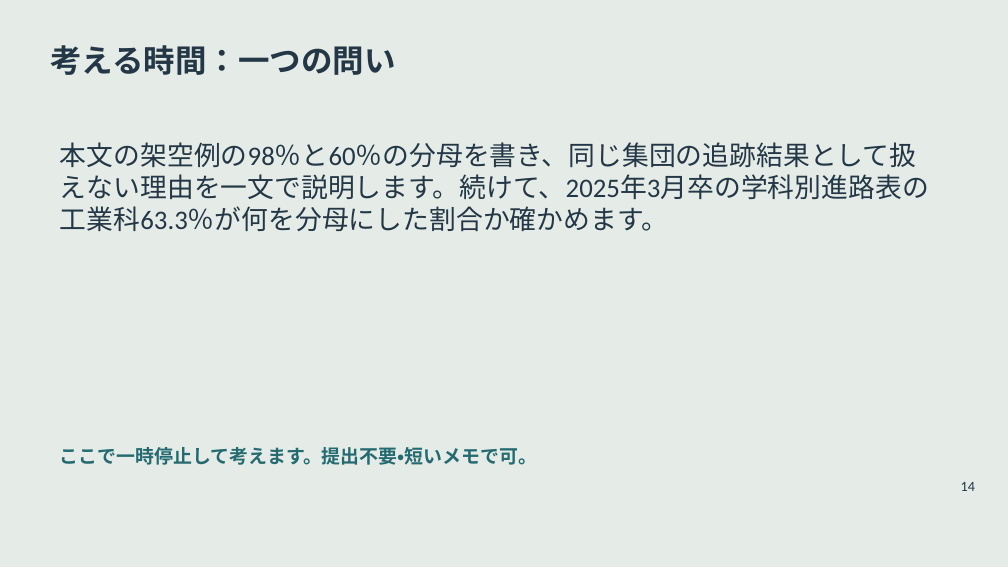
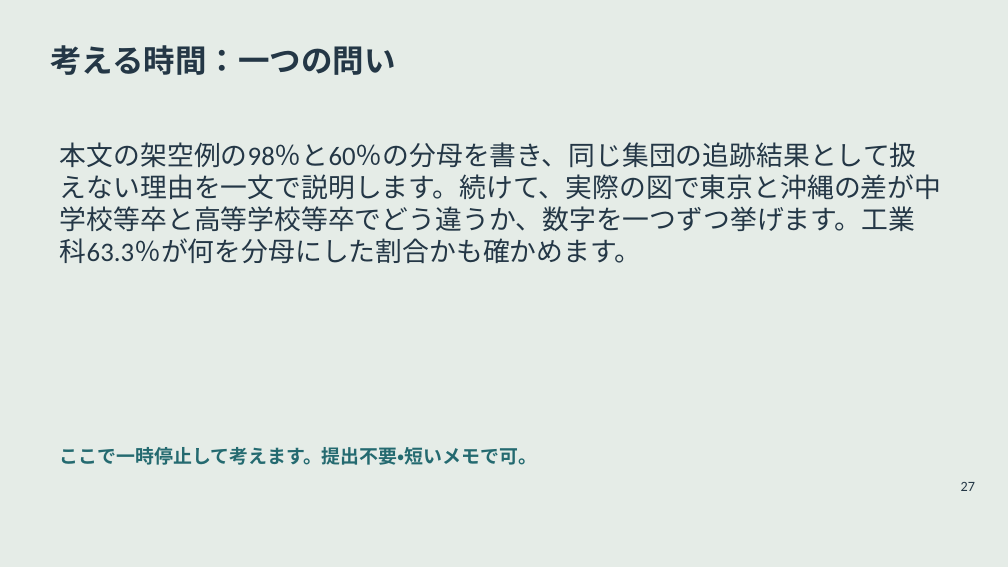
Before and after one commit to zooc-14calbp/industrial-education-i, a slide deck: slide 27 of reorganized/20261105/main/04/slides.pptx (slide 14 before the commit). Drawn at 1008x567 pixels with LibreOffice and Linux fonts; fonts in the diff are those of the drawing. Boxes give left, top, right and bottom in pixels: in the first picture for what was removed or moved away, otherwise in the second. Text is boxed around its words. In the diff, an @@ line names an element or a change of style, - is before the commit and + after.

```diff
--- a/reorganized/20261105/main/04/slides.pptx
+++ b/reorganized/20261105/main/04/slides.pptx
@@ text at (60,142,942,263): text changed @@
-本文の架空例の98％と60％の分母を書き、同じ集団の追跡結果として扱えない理由を一文で説明します。続けて、2025年3月卒の学科別進路表の工業科63.3％が何を分母にした割合か確かめます。
+本文の架空例の98％と60％の分母を書き、同じ集団の追跡結果として扱えない理由を一文で説明します。続けて、実際の図で東京と沖縄の差が中学校等卒と高等学校等卒でどう違うか、数字を一つずつ挙げます。工業科63.3％が何を分母にした割合かも確かめます。
@@ text at (961,482,975,491): text changed @@
-14
+27
```
Also in this commit, not shown: 14 other slides changed, 16 slides added, 17 other files.
